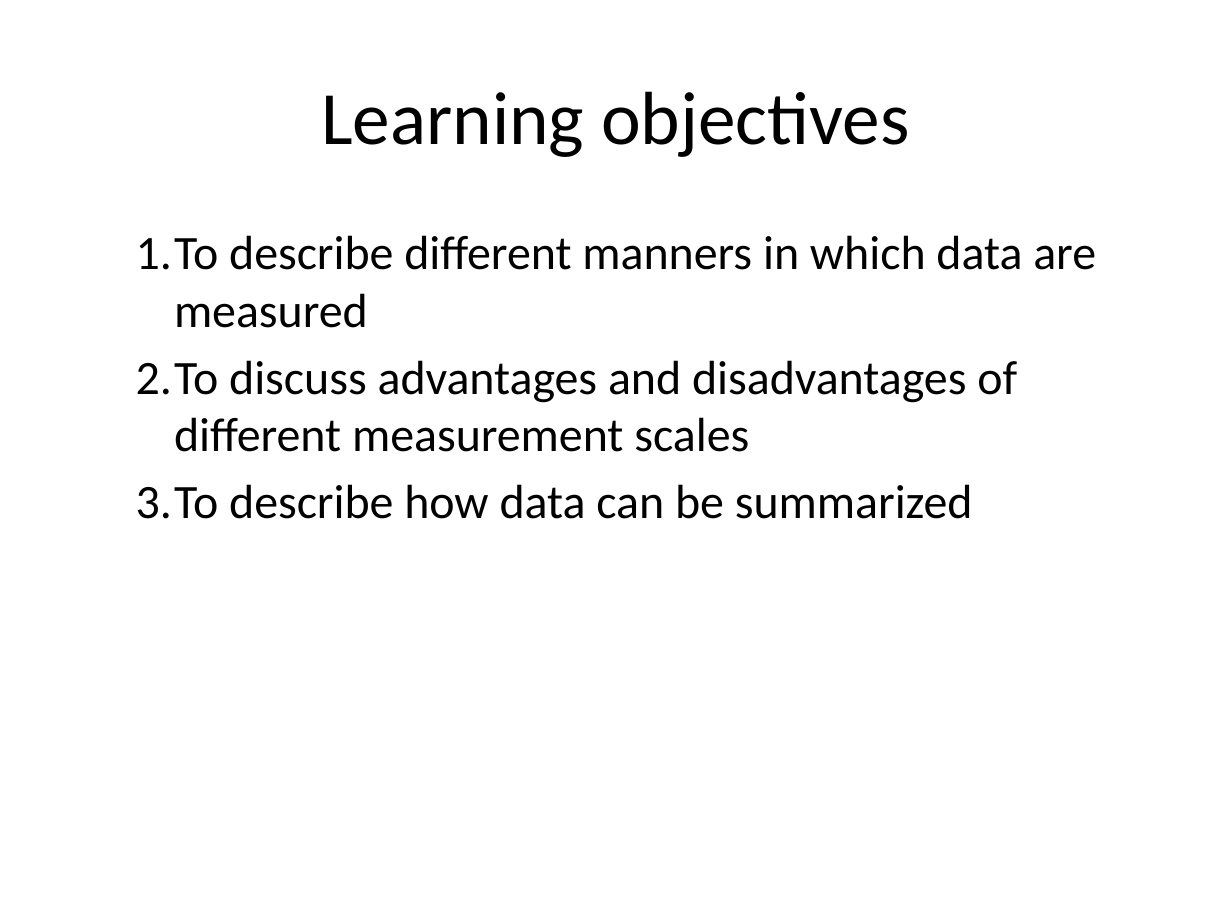
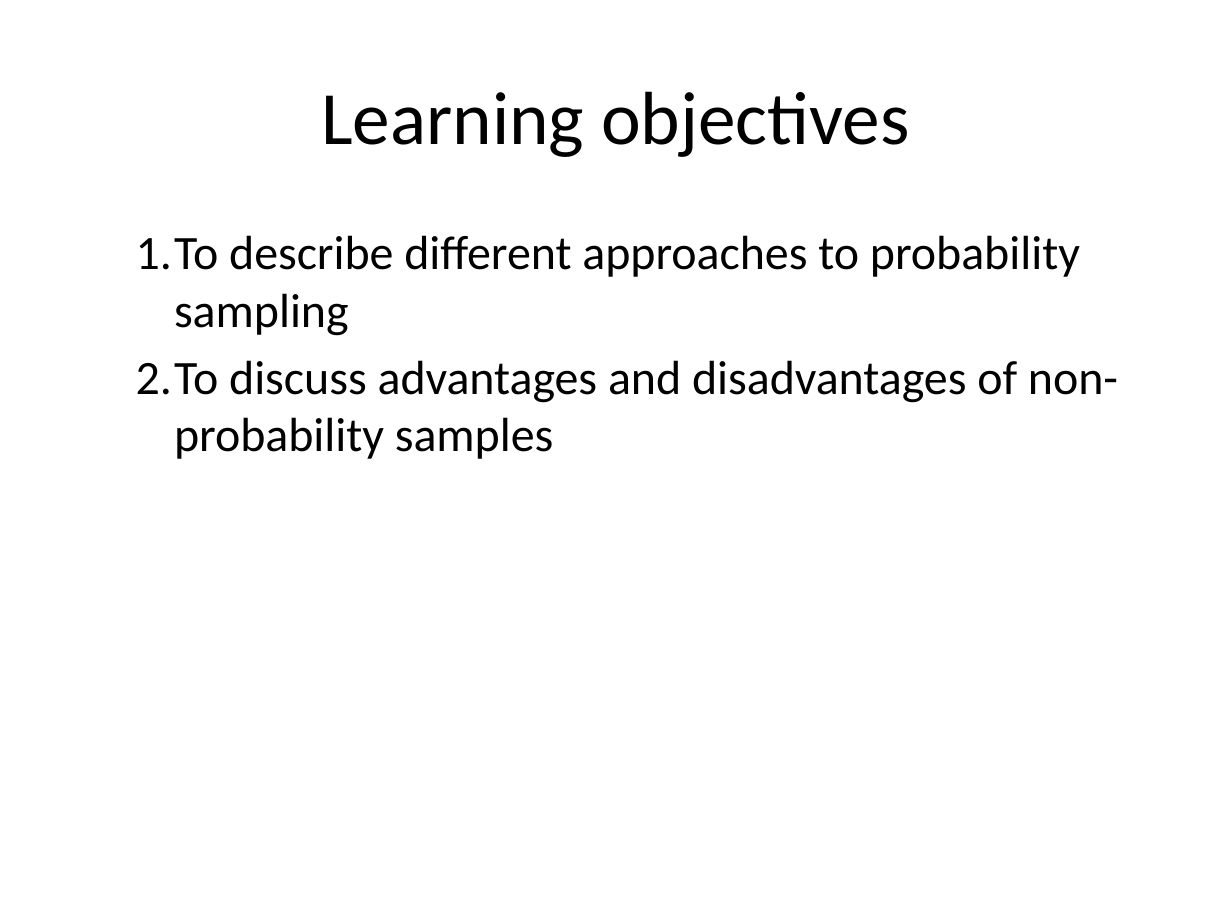
Before and after one commit to classes-medb/5510, a slide deck: slide 2 of src/video-08-sampling.pptx (slide 3 before the commit). Drawn at 1232x924 pixels with LibreOffice and Linux fonts; fonts in the diff are those of the drawing. Boxes give left, top, right and bottom in pixels: in the first picture for what was removed or moved away, otherwise in the second. Text is boxed around its words. In the diff, an @@ line names an element or a change of style, - is before the commit and + after.

Commit message:
Updated objectives for week 8

```diff
--- a/src/video-08-sampling.pptx
+++ b/src/video-08-sampling.pptx
@@ text at (136,235,1118,459): text changed @@
-  1. To describe different manners in which data are measured
-  2. To discuss advantages and disadvantages of different measurement scales
-  3. To describe how data can be summarized
+  1. To describe different approaches to probability sampling
+  2. To discuss advantages and disadvantages of non-probability samples
```
Also in this commit, not shown: 5 other slides changed, 2 slides added, 3 slides removed, 3 other files.
